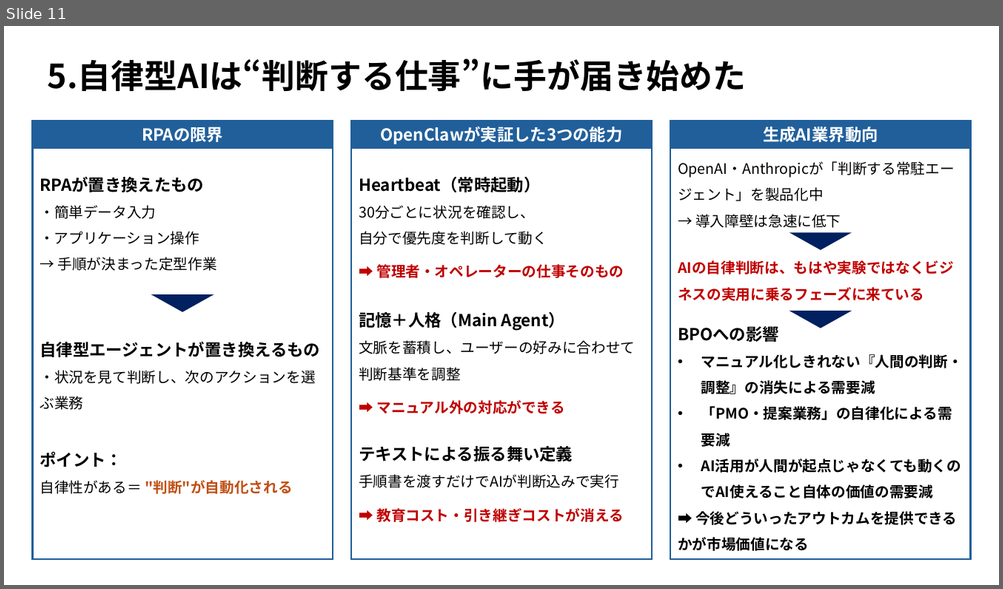
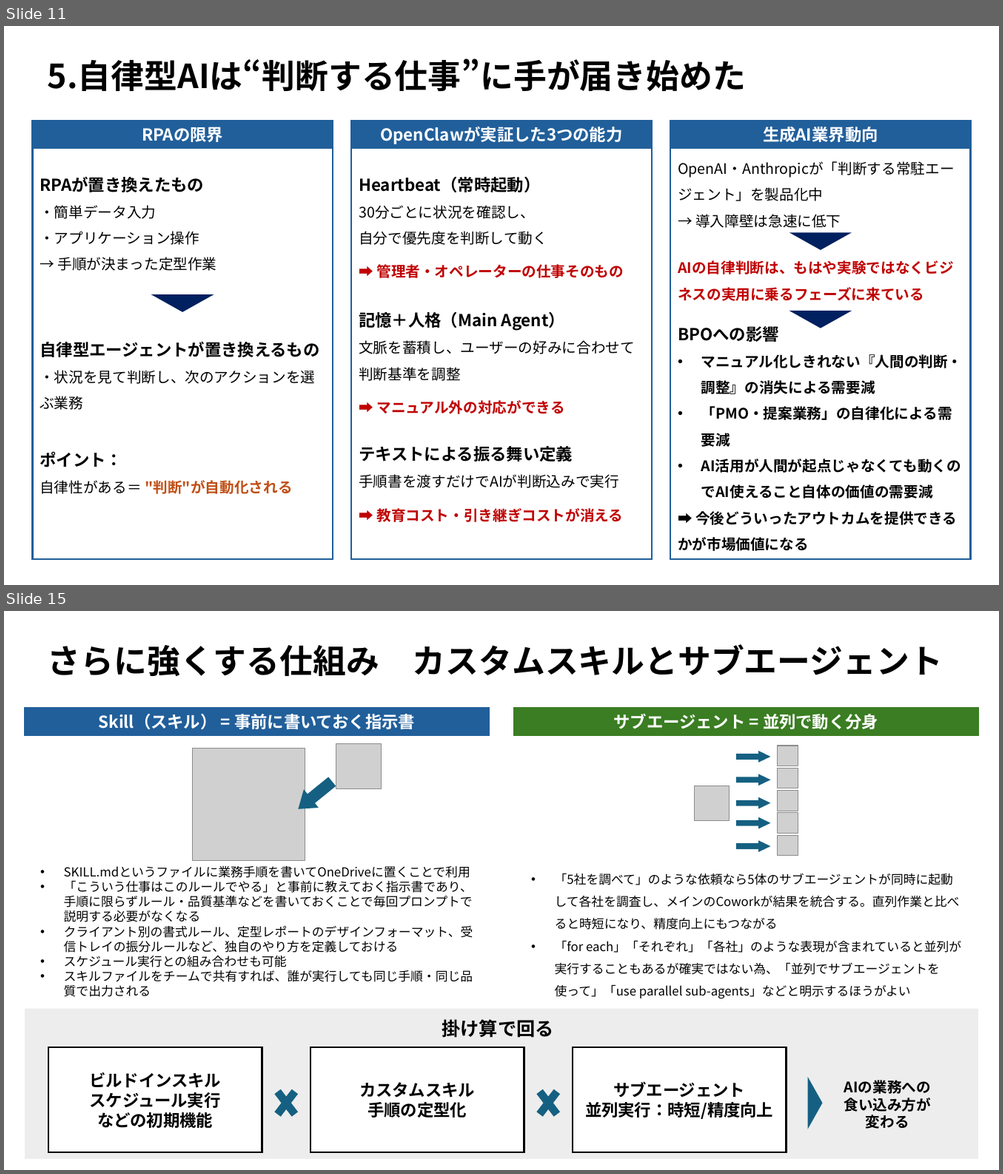
Before and after one commit to haits812/skills, a slide deck: プレゼンテーション1.pptx. Shown one above the other, each under a label of ours: slide 11 before the commit, slides 11 and 15 after it; the slides between them are not shown. The pictures are 1003x589 and 1003x1174 pixels, drawn with LibreOffice and Linux fonts; fonts in the diff are those of the drawing; grey boxes stand for pictures. Boxes give left, top, right and bottom in pixels: in the first picture for what was removed or moved away, otherwise in the second. Text is boxed around its words. In the diff, an @@ line names an element or a change of style, - is before the commit and + after.

```diff
--- a/プレゼンテーション1.pptx
+++ b/プレゼンテーション1.pptx
@@ slide 15 added at (4, 611, 999, 1170), background #FFFFFF @@
@@ text added at (48, 644, 942, 676), 32 pt, text #000000, bold @@
+さらに強くする仕組み カスタムスキルとサブエージェント
@@ rectangle added at (25, 708, 489, 735), fill #215F9A, outline #215F9A 1.5 pt, 16 pt, text #FFFFFF, bold @@
+Skill（スキル） = 事前に書いておく指示書
@@ rectangle added at (514, 708, 978, 735), fill #3B7D23, outline #3B7D23 1.5 pt, 16 pt, text #FFFFFF, bold @@
+サブエージェント = 並列で動く分身
@@ picture added at (336, 743, 381, 789) @@
@@ picture added at (193, 749, 304, 860) @@
@@ down arrow added at (290, 772, 340, 819), fill #156082 @@
@@ group added at (694, 746, 798, 856): 6 pictures, 5 down arrows @@
@@ text added at (64, 866, 473, 997), 12 pt, text #000000 @@
+• SKILL.mdというファイルに業務手順を書いてOneDriveに置くことで利用
+• 「こういう仕事はこのルールでやる」と事前に教えておく指示書であり、手順に限らずルール・品質基準などを書いておくことで毎回プロンプトで説明する必要がなくなる
+• クライアント別の書式ルール、定型レポートのデザインフォーマット、受信トレイの振分ルールなど、独自のやり方を定義しておける
+• スケジュール実行との組み合わせも可能
+• スキルファイルをチームで共有すれば、誰が実行しても同じ手順・同じ品質で出力される
@@ text added at (555, 873, 961, 999), 12 pt, text #000000 @@
+• 「5社を調べて」のような依頼なら5体のサブエージェントが同時に起動して各社を調査し、メインのCoworkが結果を統合する。直列作業と比べると時短になり、精度向上にもつながる
+• 「for each」「それぞれ」「各社」のような表現が含まれていると並列が実行することもあるが確実ではない為、「並列でサブエージェントを使って」「use parallel sub-agents」などと明示するほうがよい
@@ rectangle added at (25, 1008, 979, 1159), fill #A6A6A6 at 20% opacity @@
@@ text added at (442, 1019, 554, 1038), 18 pt, text #000000, bold @@
+掛け算で回る
@@ rectangle added at (48, 1048, 262, 1153), fill #FFFFFF, outline #000000 1.5 pt, 16 pt, text #000000, bold @@
+ビルドインスキル
+スケジュール実行
+などの初期機能
@@ rectangle added at (310, 1048, 524, 1153), fill #FFFFFF, outline #000000 1.5 pt, 16 pt, text #000000, bold @@
+カスタムスキル
+手順の定型化
@@ rectangle added at (572, 1048, 786, 1153), fill #FFFFFF, outline #000000 1.5 pt, 16 pt, text #000000, bold @@
+サブエージェント
+並列実行：時短/精度向上
@@ cross added at (270, 1082, 302, 1125), fill #156082 @@
@@ cross added at (532, 1082, 564, 1125), fill #156082 @@
@@ triangle added at (808, 1077, 822, 1130), fill #156082 @@
@@ text added at (843, 1080, 930, 1129), 14 pt, text #000000, bold @@
+AIの業務への
+食い込み方が
+変わる
```
Also in this commit, not shown: 4 other slides added.
